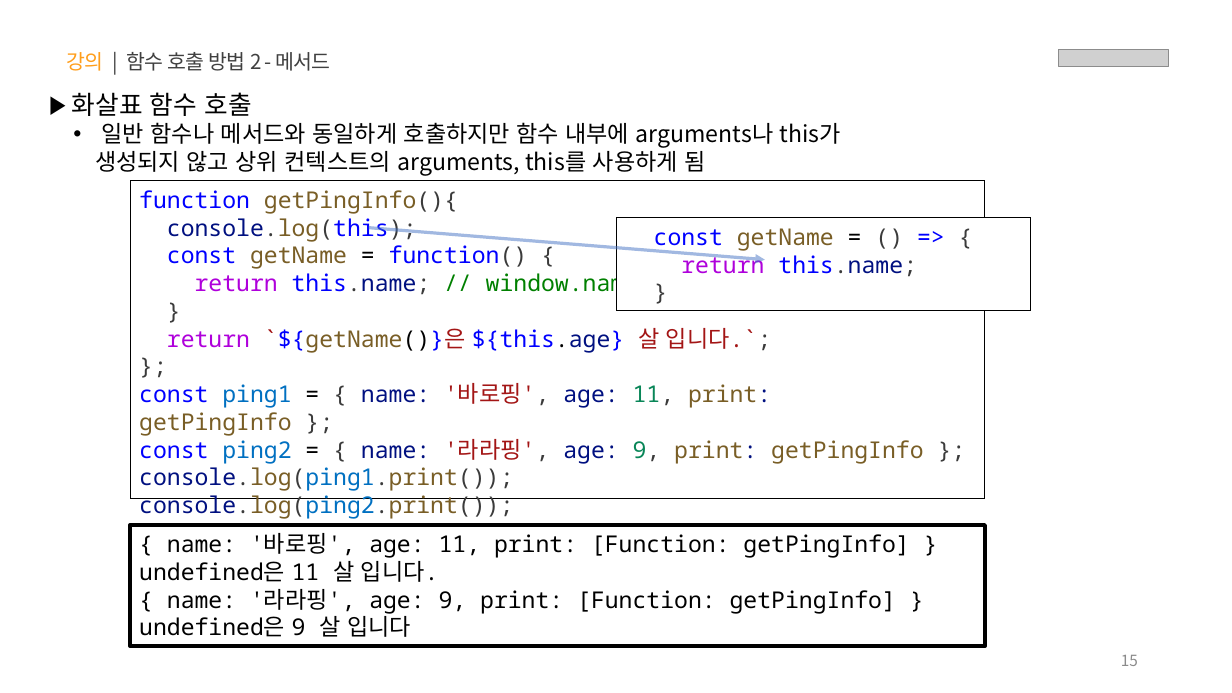
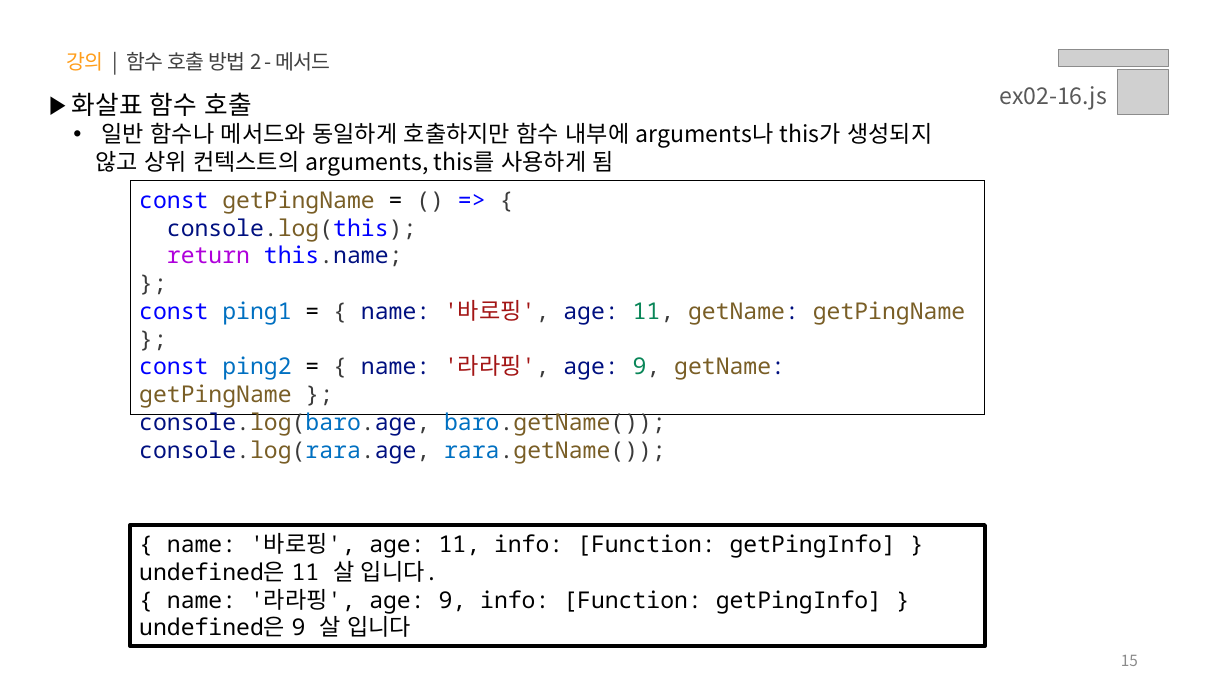
Before and after one commit to yebin-jeong/learn-js, a slide deck: slide 15 of PPT/02.자바스크립트 - 함수.pptx. Drawn at 1232x693 pixels with LibreOffice and Linux fonts; fonts in the diff are those of the drawing; grey boxes stand for pictures. Boxes give left, top, right and bottom in pixels: in the first picture for what was removed or moved away, otherwise in the second. Text is boxed around its words. In the diff, an @@ line names an element or a change of style, - is before the commit and + after.

```diff
--- a/PPT/02.자바스크립트 - 함수.pptx
+++ b/PPT/02.자바스크립트 - 함수.pptx
@@ text "화살표 함수 호출" rewrapped from <box>72,92,841,176</box> to <box>72,92,932,176</box> @@
@@ text added at <box>999,86,1107,110</box>, 18 pt, text #595959 @@
+ex02-16.js
@@ picture added at <box>1118,70,1169,115</box> @@
@@ rectangle "const getPingName = () => ...": place and size @@
-rectangle "const getPingName = () => ..." at <box>130,181,985,498</box>
+rectangle "const getPingName = () => ..." at <box>130,181,985,414</box>
@@ text in rectangle at <box>139,190,374,214</box>: text changed @@
-function getPingInfo(){
+const getPingName = () => {
@@ arrow removed from (369, 227) to (765, 260) @@
@@ rectangle removed at <box>617,218,1031,311</box> @@
-const getName = () => {
-return this.name;
-}
@@ text in rectangle at <box>167,245,403,267</box>: text changed; text colour #0000FF to #AF00DB @@
-const getName = function() {
-return this.name; // window.name
-}
-return `${getName()}은 ${this.age} 살 입니다.`;
+return this.name;
@@ text in rectangle at <box>139,300,965,463</box>: text changed @@
-const ping1 = { name: '바로핑', age: 11, print: getPingInfo };
-const ping2 = { name: '라라핑', age: 9, print: getPingInfo };
-console.log(ping1.print());
-console.log(ping2.print());
+const ping1 = { name: '바로핑', age: 11, getName: getPingName };
+const ping2 = { name: '라라핑', age: 9, getName: getPingName };
+console.log(baro.age, baro.getName());
+console.log(rara.age, rara.getName());
@@ text in rectangle at <box>167,533,896,558</box>: text changed @@
-{ name: '바로핑', age: 11, print: [Function: getPingInfo] }
+{ name: '바로핑', age: 11, info: [Function: getPingInfo] }
@@ text in rectangle at <box>167,589,882,613</box>: text changed @@
-{ name: '라라핑', age: 9, print: [Function: getPingInfo] }
+{ name: '라라핑', age: 9, info: [Function: getPingInfo] }
```
Also in this commit, not shown: 11 other slides changed.
